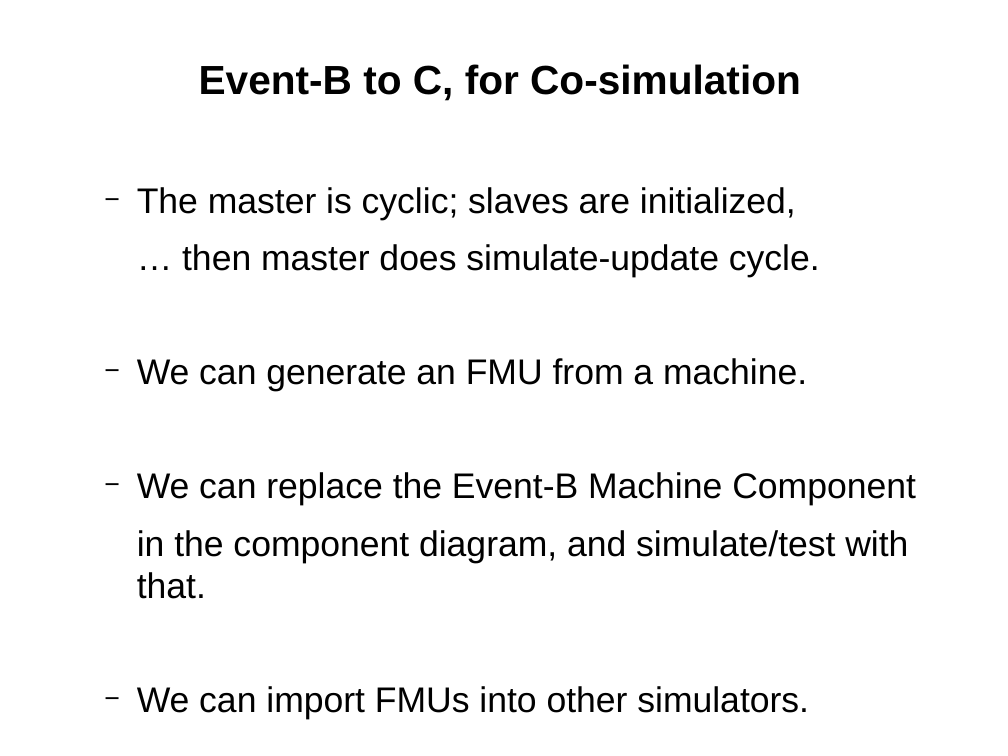
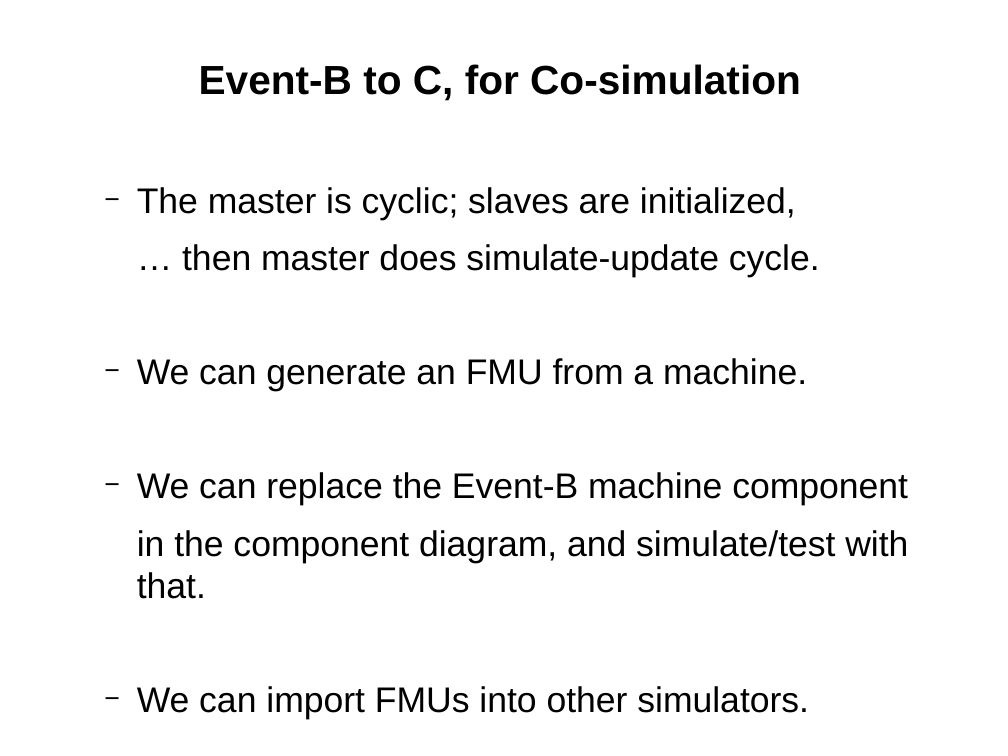
Before and after one commit to weetmuts/rodin-b-sharp-iUML_B_Utils, a slide deck: slide 9 of work/store/Writing/RUDW2014(accepted)/presentation/RUDW2014presentation.odp. Drawn at 1008x756 pixels with LibreOffice and Linux fonts; fonts in the diff are those of the drawing. Boxes give left, top, right and bottom in pixels: in the first picture for what was removed or moved away, otherwise in the second. Text is boxed around its words. In the diff, an @@ line names an element or a change of style, - is before the commit and + after.

```diff
--- a/work/store/Writing/RUDW2014(accepted)/presentation/RUDW2014presentation.odp
+++ b/work/store/Writing/RUDW2014(accepted)/presentation/RUDW2014presentation.odp
@@ text at [137, 472, 908, 506]: text changed @@
-  − We can replace the Event-B Machine Component
+  − We can replace the Event-B machine component
```
Also in this commit, not shown: 5 other slides changed, 11 other files.
